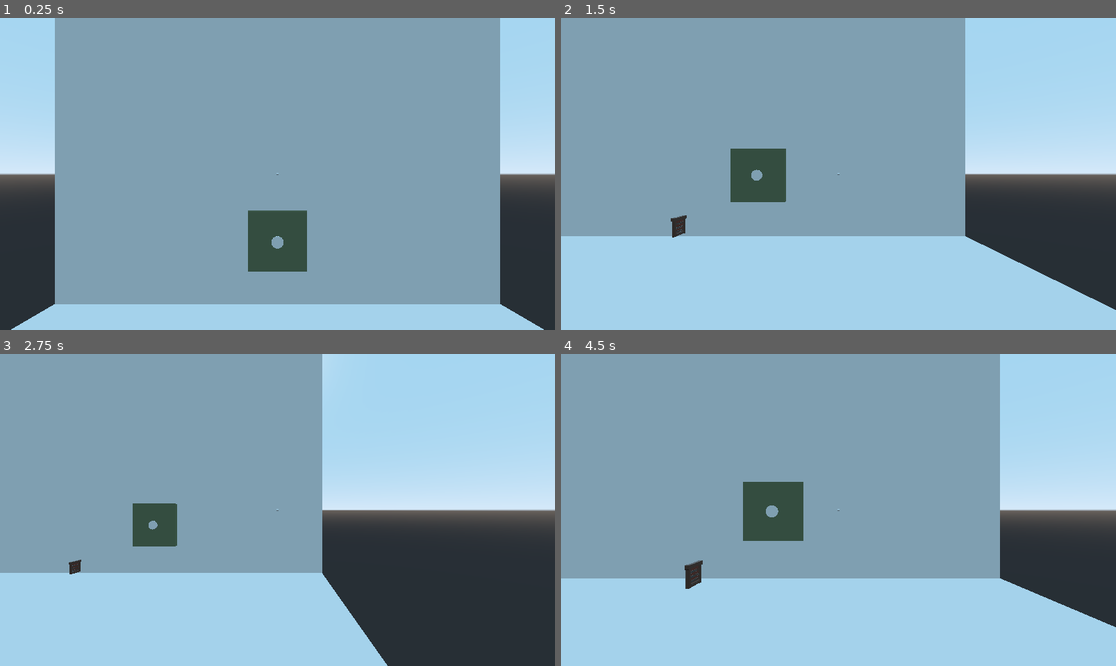
Above: before the commit, frames 1-4 (two rows, left to right).
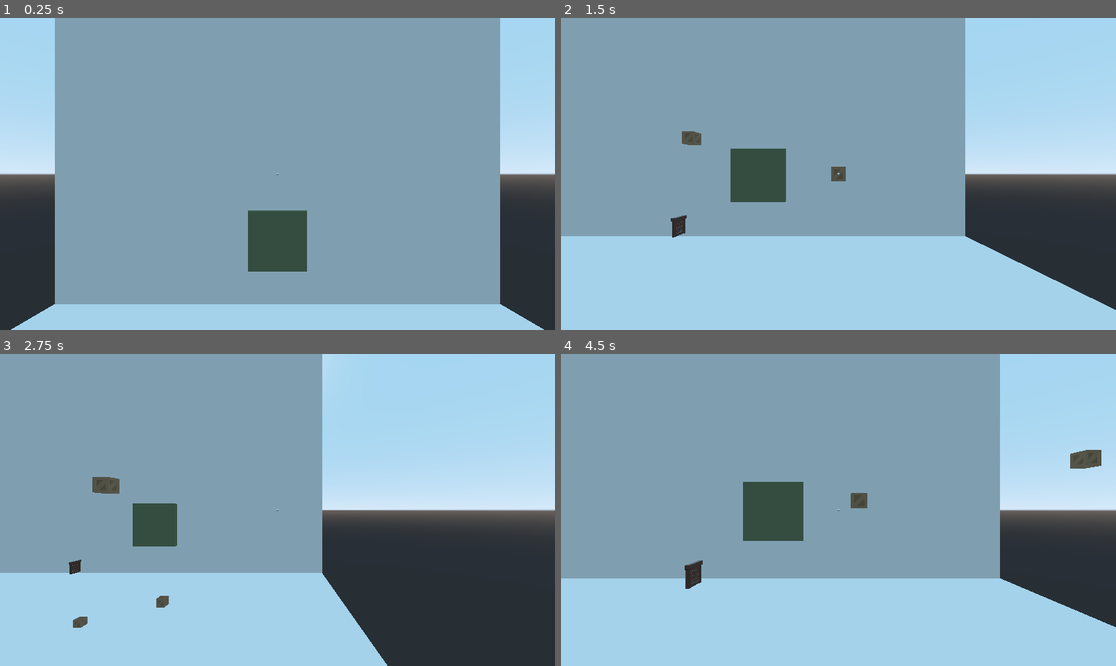
Above: after the commit, the same moments.

Repository: josharo/EscapeAro
Game: Godot game, scene res://TestingArea.tscn
Same seed, same stepped clock (60 frames per second), same inputs: the game is played once before the commit and once after it.
Inputs (mouse positions are in pixels of both pictures, inside the frame that each line leads up to):
- Up to frame 1 (0.25 s): no input
- Up to frame 2 (1.5 s): move the mouse to (960, 158) at 0.52 s; hold D (movement_right) 0.53-1.28 s; click (960, 158) at 0.67 s; tap Space (movement_jump) at 0.77 s; move the mouse to (727, 189) at 1.27 s; hold S (movement_backward) from 1.28 s (still down); click (727, 189) at 1.42 s
- Up to frame 3 (2.75 s): tap Space (movement_jump) at 1.52 s; move the mouse to (333, 441) at 2.02 s; release S (movement_backward) at 2.03 s; hold D (movement_right) from 2.03 s (still down); click (333, 441) at 2.17 s
- Up to frame 4 (4.5 s): move the mouse to (810, 572) at 2.77 s; release D (movement_right) at 2.78 s; hold W (movement_forward) 2.78-3.53 s; click (810, 572) at 2.92 s; tap Space (movement_jump) at 3.02, 3.77 s; move the mouse to (1005, 556) at 3.52 s; hold A (movement_left) from 3.53 s (still down); click (1005, 556) at 3.67 s; move the mouse to (672, 463) at 4.27 s; click (672, 463) at 4.42 s

The runs differ from the first frame. In frame 1, less than 0.1% of the frame differs, in the area x 48-52%, y 69-74%; in frame 2, 0.3%; in frame 3, 0.4%; in frame 4, 0.5%, in the area x 36-98%, y 30-53%.

Commit message:
InteractButton of InteractiveItem is touched with self _input_event

Diff:
--- a/Items/InteractiveItem.gd
+++ b/Items/InteractiveItem.gd
@@ -56,7 +56,6 @@
 
 
 func _on_ActivateButton_input_event(camera, event, position, normal, shape_idx):
-#	print("active zzzzz")
 	if event is InputEventMouseButton and event.pressed and event.button_index == 1:
 #		var from = camera.project_ray_origin(event.position)
 #		var to = from + camera.project_ray_normal(event.position) * RAY_LENGTH
--- a/Items/InteractiveItem.tscn
+++ b/Items/InteractiveItem.tscn
@@ -17,6 +17,7 @@
 
 [node name="InteractButton" type="StaticBody" parent="."]
 transform = Transform( 1, 0, 0, 0, 1, 0, 0, 0, 1, 0, 0, 1 )
+visible = false
 
 [node name="MeshInstance" type="MeshInstance" parent="InteractButton"]
 transform = Transform( 1, 0, 0, 0, -4.37114e-08, -1, 0, 1, -4.37114e-08, 0, 0, 0 )
--- a/Player.gd
+++ b/Player.gd
@@ -92,16 +92,17 @@
 		var space_state = get_world().get_direct_space_state()
 		var results =  space_state.intersect_ray(from, to)
 
-		print(from)
-		print(to)
-		print()
+#		print(from)
+#		print(to)
+#		print()
 
-#		var crate = crateScene.instance()
-#
-#		crate.global_transform = $RotationHelper/Position3D.global_transform
+		var crate = crateScene.instance()
+
+		crate.global_transform = $RotationHelper/Position3D.global_transform # on Crosshair
+#		crate.global_transform = from + camera.project_ray_normal(event.position) * 50 # on mouse click
 #		print($RotationHelper/Position3D.transform.origin)
-#
-#		get_parent().add_child(crate) # or perhaps signal instead ???
+
+		get_parent().add_child(crate) # or perhaps signal instead ???
 
 #		if results.size() > 0:
 #			for item in results:
@@ -109,7 +110,14 @@
 #			print("collider: ", results["collider"])
 
 		if results.size() > 0:
-			print("collider: ", results["collider"])
+			var col = results["collider"]
+			if col.name == "InteractiveButton":
+				print($RotationHelper/Position3D.transform.origin)
+#			print(col.get_class()) # object type
+
+
+
+
 
 	# --------------------------------------------
 	# click on Crosshair
@@ -121,9 +129,9 @@
 		var space_state = get_world().get_direct_space_state()
 		var results =  space_state.intersect_ray(from, to)
 
-		print(from)
-		print(to)
-		print()
+#		print(from)
+#		print(to)
+#		print()
 
 		if results.size() > 0:
 			print("collider: ", results["collider"])
Not shown, changed: _docs/Notes.docx
Not shown, added: _docs/~$Notes.docx
Not shown, added: _docs/~WRL0712.tmp
